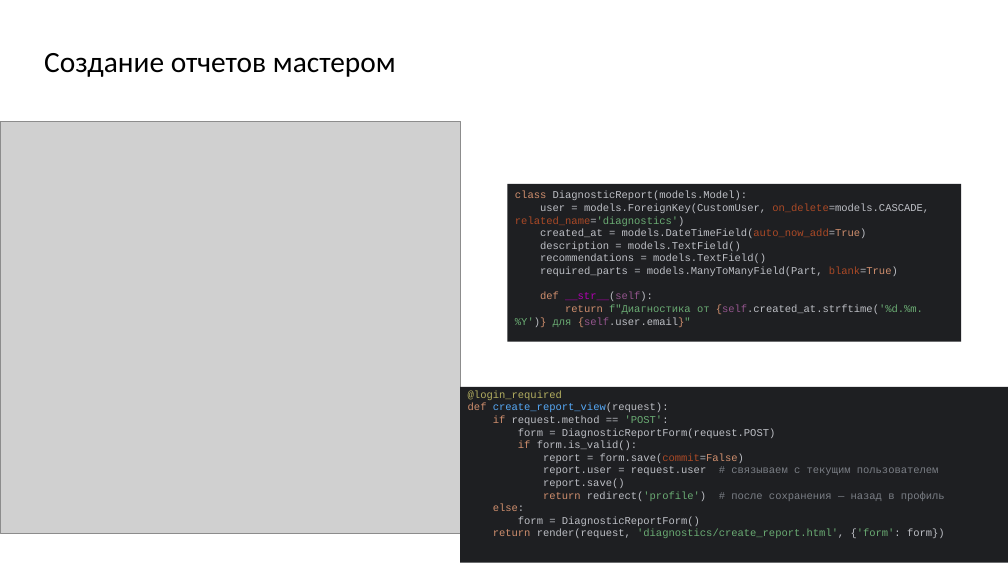
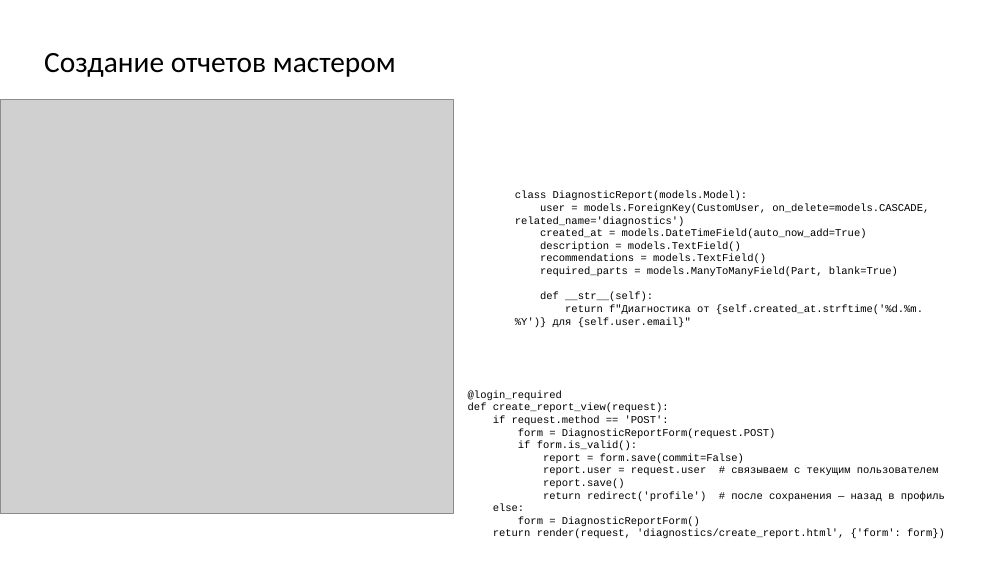
Before and after one commit to WhISLo/vkr, a slide deck: slide 16 of ВЫПУСКНАЯ КВАЛИФИКАЦИОННАЯ РАБОТА.pptx. Drawn at 1008x567 pixels with LibreOffice and Linux fonts; fonts in the diff are those of the drawing; grey boxes stand for pictures. Boxes give left, top, right and bottom in pixels: in the first picture for what was removed or moved away, otherwise in the second. Text is boxed around its words. In the diff, an @@ line names an element or a change of style, - is before the commit and + after.

```diff
--- a/ВЫПУСКНАЯ КВАЛИФИКАЦИОННАЯ РАБОТА.pptx
+++ b/ВЫПУСКНАЯ КВАЛИФИКАЦИОННАЯ РАБОТА.pptx
@@ picture resized from (x1=0, y1=121, x2=461, y2=534) to (x1=0, y1=100, x2=454, y2=514) @@
@@ text "class DiagnosticReport(models.Model): user = models.ForeignK ..." moved from (x1=507, y1=184, x2=961, y2=342) to (x1=515, y1=191, x2=929, y2=328) @@
@@ text "class DiagnosticReport(models.Model): user = models.ForeignK ..." at (x1=515, y1=191, x2=929, y2=328): text colour #CF8E6D to #000000 in "class models.DateTimeField(auto_now_add=True) blank=True) de ..."; text colour #BCBEC4 to #000000 in "DiagnosticReport(models.Model): user = models.ForeignKey(Cus ..."; text colour #AA4926 to #000000 in "on_delete=models.CASCADE, related_name='diagnostics') models ..."; text colour #6AAB73 to #000000 in "related_name='diagnostics') f"Диагностика от {self.created_a ..."; text colour #B200B2 to #000000 in "__str__(self):"; text colour #94558D to #000000 in "__str__(self): {self.created_at.strftime('%d.%m.%Y')} {self. ..."; fill #1E1F22 to none @@
@@ text "@login_required def create_report_view(request): if request. ..." moved from (x1=461, y1=383, x2=1008, y2=566) to (x1=468, y1=390, x2=945, y2=539) @@
@@ text "@login_required def create_report_view(request): if request. ..." at (x1=468, y1=390, x2=945, y2=539): text colour #B3AE60 to #000000 in "@login_required"; text colour #CF8E6D to #000000 in "def if if form.save(commit=False) return else: return"; text colour #56A8F5 to #000000 in "create_report_view(request):"; text colour #BCBEC4 to #000000 in "create_report_view(request): request.method == 'POST': form  ..."; text colour #6AAB73 to #000000 in "'POST': redirect('profile') 'diagnostics/create_report.html' ..."; text colour #AA4926 to #000000 in "form.save(commit=False)"; text colour #7A7E85 to #000000 in "# связываем с текущим пользователем # после ..."; fill #1E1F22 to none @@
```
Also in this commit, not shown: 7 other slides changed, 1 slide added, 1 slide removed, 7 other files.
